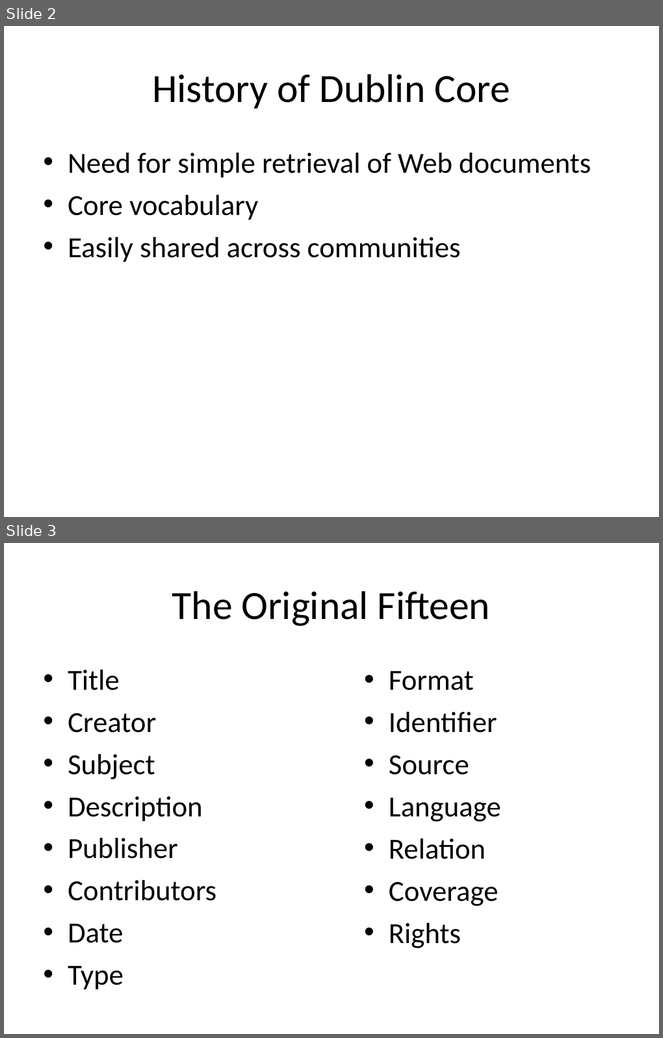
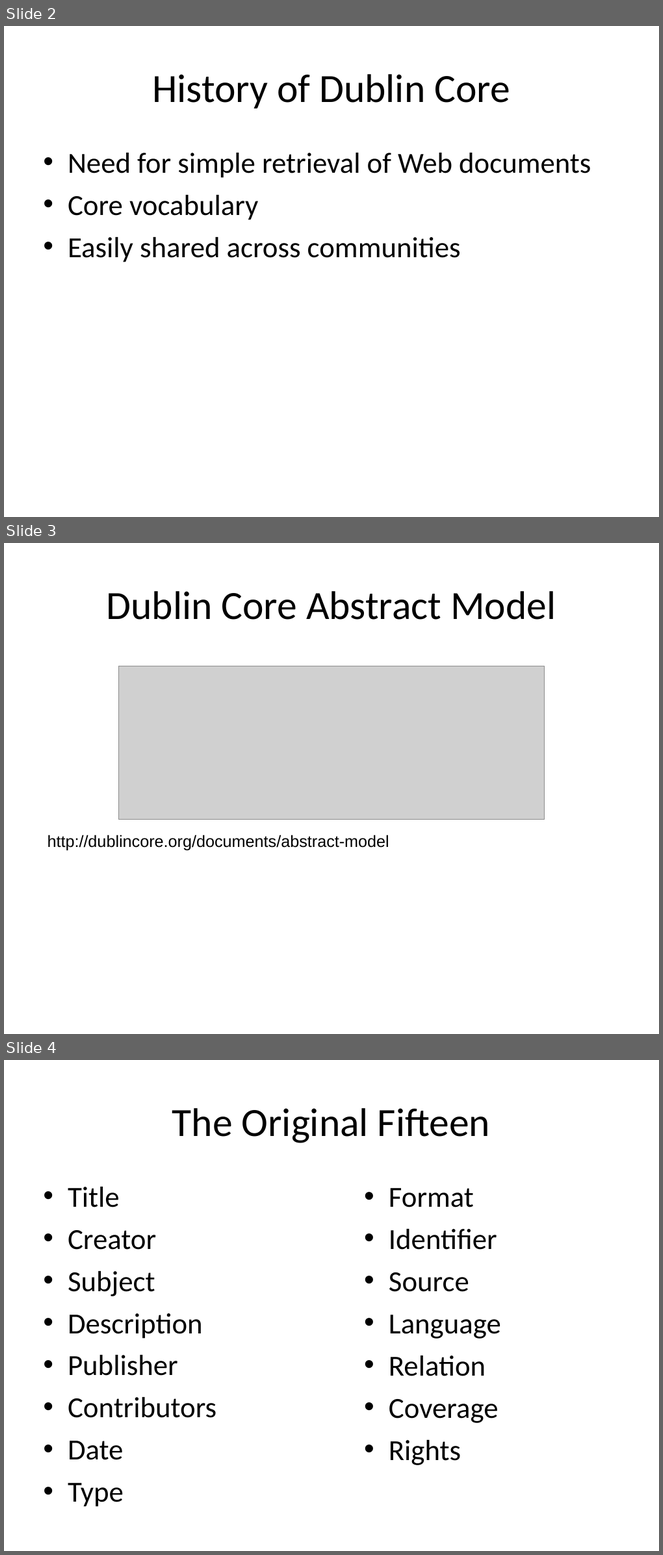
Before and after one commit to jackflaps/lis4404, a slide deck: lis 4404 week 2.ppt. Shown one above the other, each under a label of ours: slides 2 and 3 before the commit, slides 2, 3 and 4 after it. The pictures are 663x1038 and 663x1555 pixels, drawn with LibreOffice and Linux fonts; fonts in the diff are those of the drawing; grey boxes stand for pictures. Boxes give left, top, right and bottom in pixels: in the first picture for what was removed or moved away, otherwise in the second. Text is boxed around its words. In the diff, an @@ line names an element or a change of style, - is before the commit and + after.

```diff
--- a/lis 4404 week 2.ppt
+++ b/lis 4404 week 2.ppt
@@ slide 3 added at [4, 543, 659, 1034], background #FFFFFF @@
@@ title added at [107, 591, 556, 620], 44 pt, text #000000 @@
+Dublin Core Abstract Model
@@ picture added at [118, 667, 545, 819] @@
@@ text added at [48, 835, 389, 851], 18 pt, text #000000 @@
+http://dublincore.org/documents/abstract-model
@@ what was slide 3 is now slide 4 @@
```
Also in this commit, not shown: 2 slides changed.
